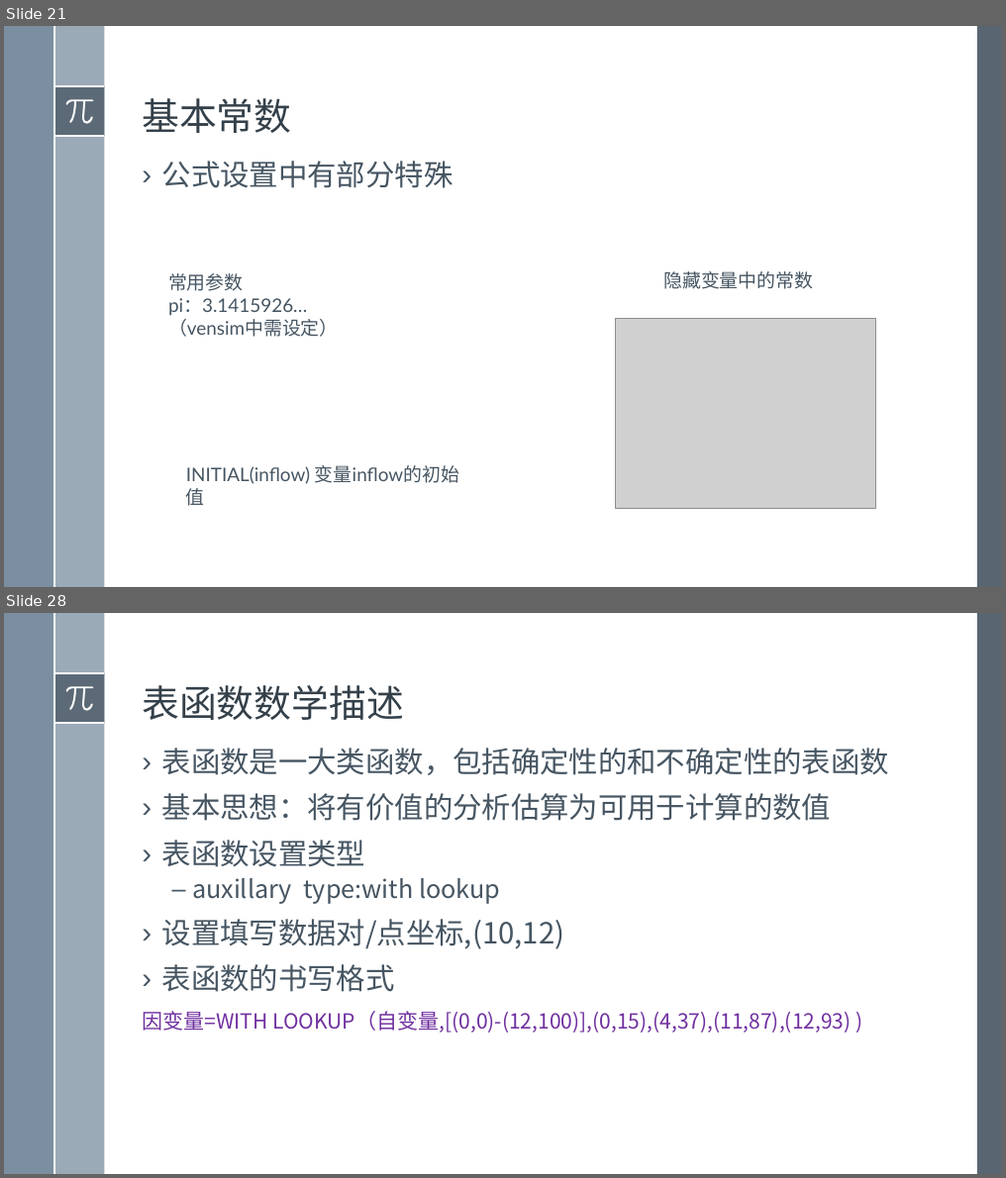
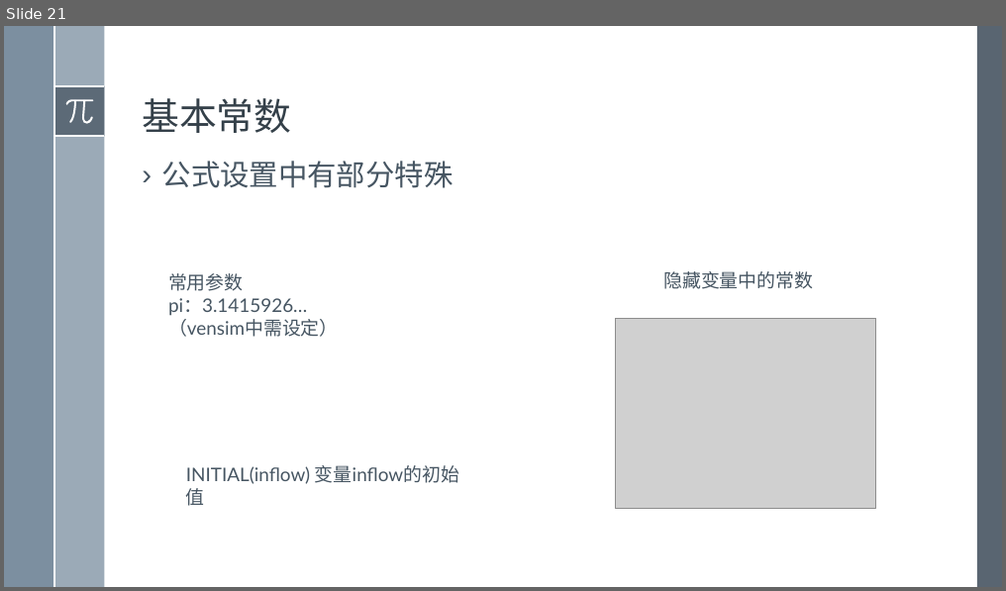
Before and after one commit to exoplanetX/SystemDynamics, a slide deck: 系统仿真-3-操作基础.pptx. Shown one above the other, each under a label of ours: slides 21 and 28 before the commit, slide 21 after it; the slides between them are not shown. The pictures are 1006x1178 and 1006x591 pixels, drawn with LibreOffice and Linux fonts; fonts in the diff are those of the drawing; grey boxes stand for pictures. Boxes give left, top, right and bottom in pixels: in the first picture for what was removed or moved away, otherwise in the second. Text is boxed around its words. In the diff, an @@ line names an element or a change of style, - is before the commit and + after.

```diff
--- a/系统仿真-3-操作基础.pptx
+++ b/系统仿真-3-操作基础.pptx
@@ slide 28 removed at [4,613,1002,1174], background #FFFFFF; not listed: 8 template elements that a slide beside it also shows @@
@@ title removed at [142,685,404,720] @@
-表函数数学描述
@@ text removed at [142,748,889,1033] @@
-› 表函数是一大类函数，包括确定性的和不确定性的表函数
-› 基本思想：将有价值的分析估算为可用于计算的数值
-› 表函数设置类型
-  – auxillary type:with lookup
-› 设置填写数据对/点坐标,(10,12)
-› 表函数的书写格式
-因变量=WITH LOOKUP（自变量,[(0,0)-(12,100)],(0,15),(4,37),(11,87),(12,93) )
```
Also in this commit, not shown: 1 slide changed, 7 other slides removed, 1 other file.
